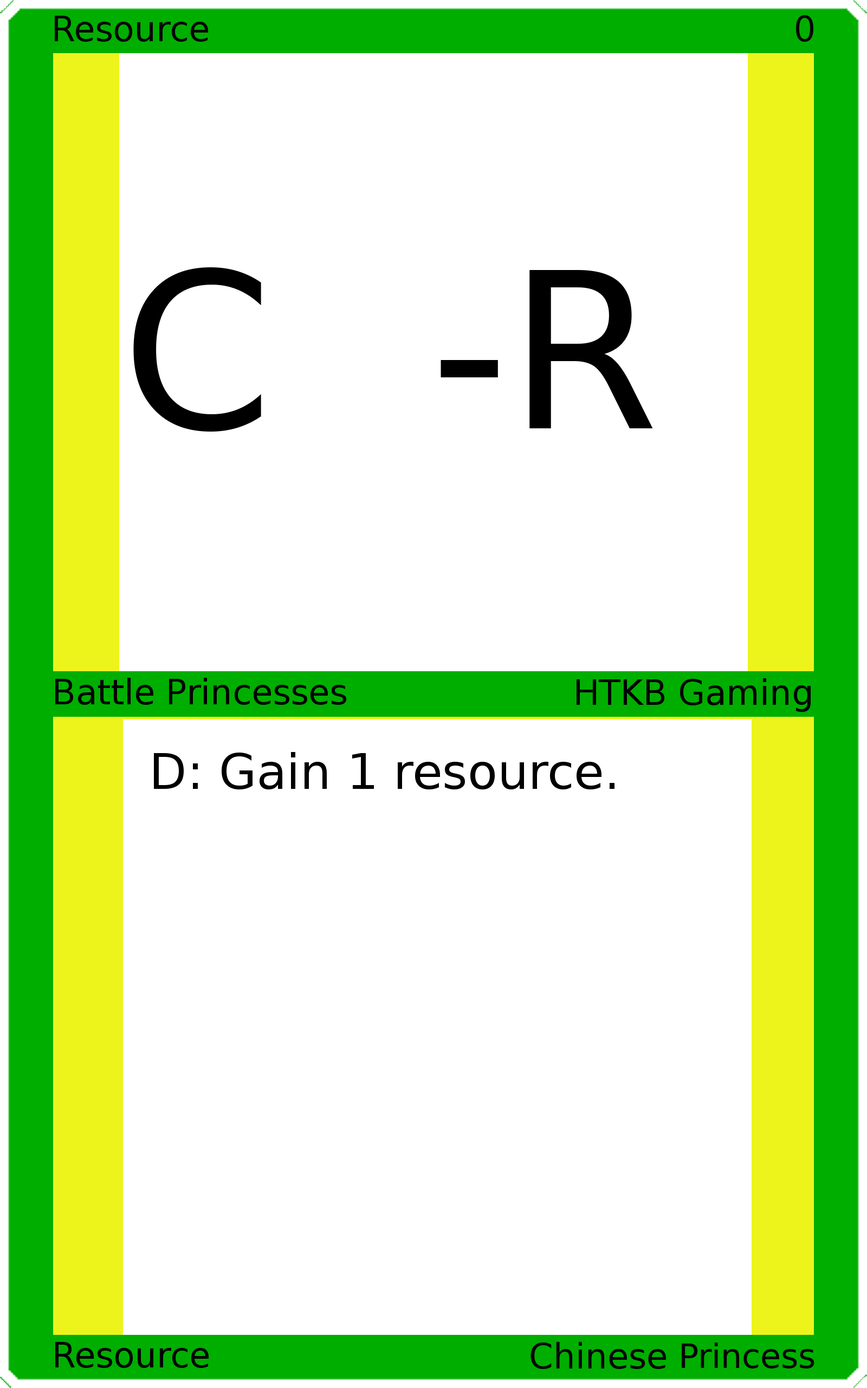
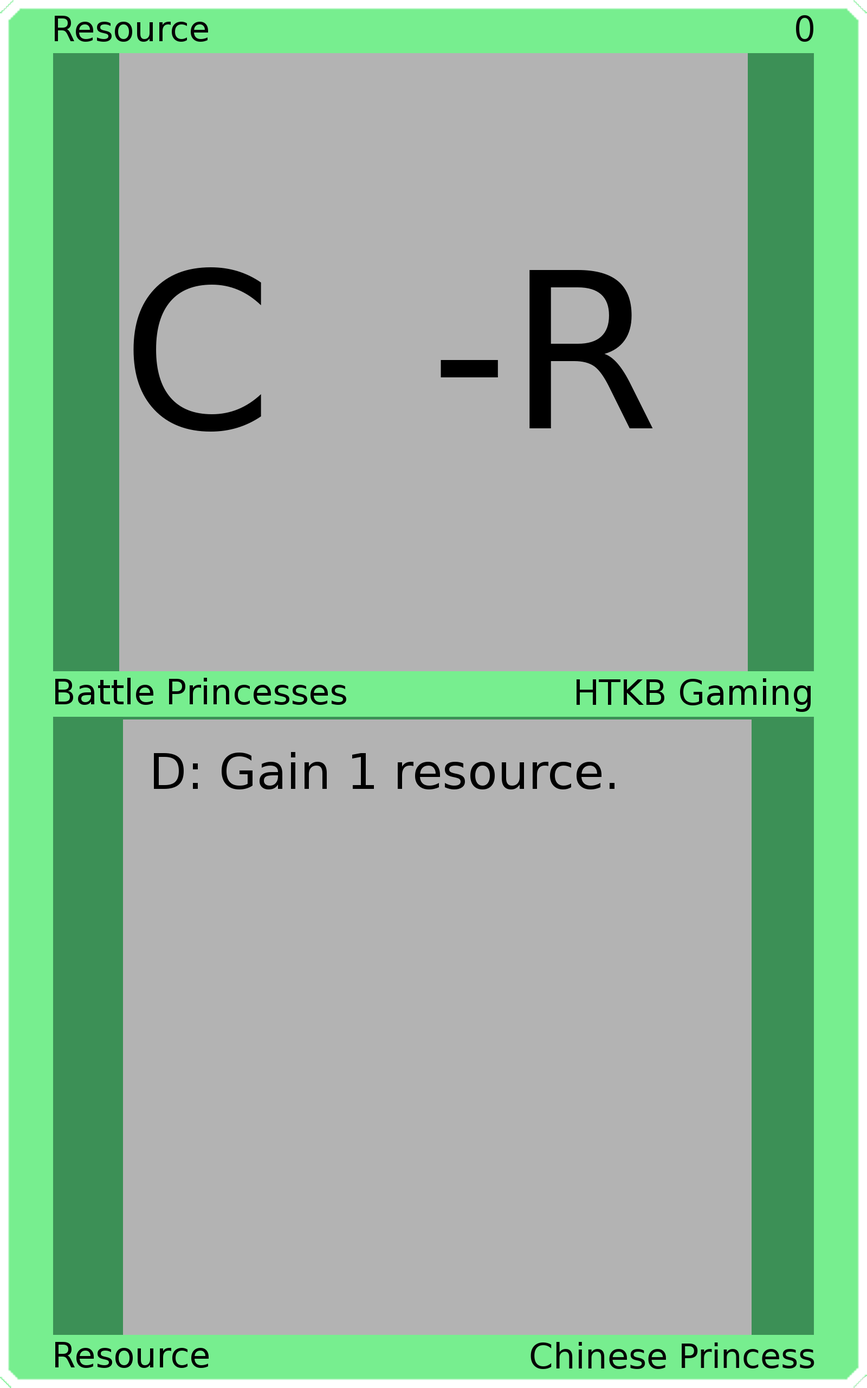
The second 867 × 1388 image is a revision of the first. Changes to its layers:
painted on "Border" over [0, 0, 867, 1388]
painted on "Top Background" over [119, 52, 748, 673]
painted on "Bottom Background" over [123, 719, 752, 1340]
painted on "Background" over [35, 35, 832, 1352]
